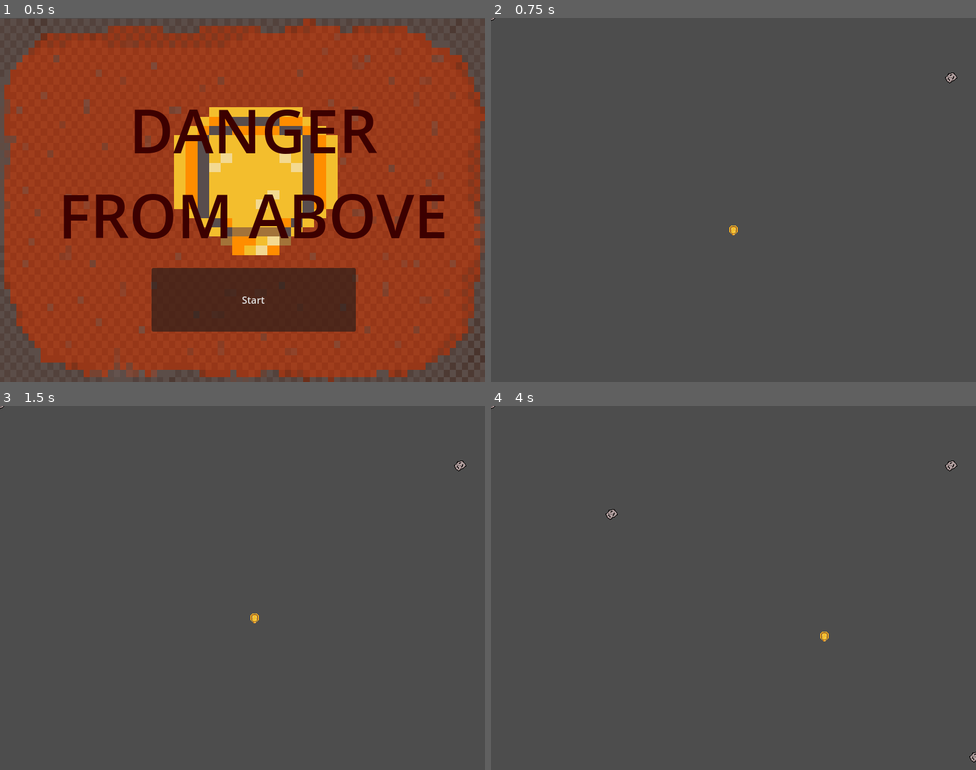
Above: before the commit, frames 1-4 (two rows, left to right).
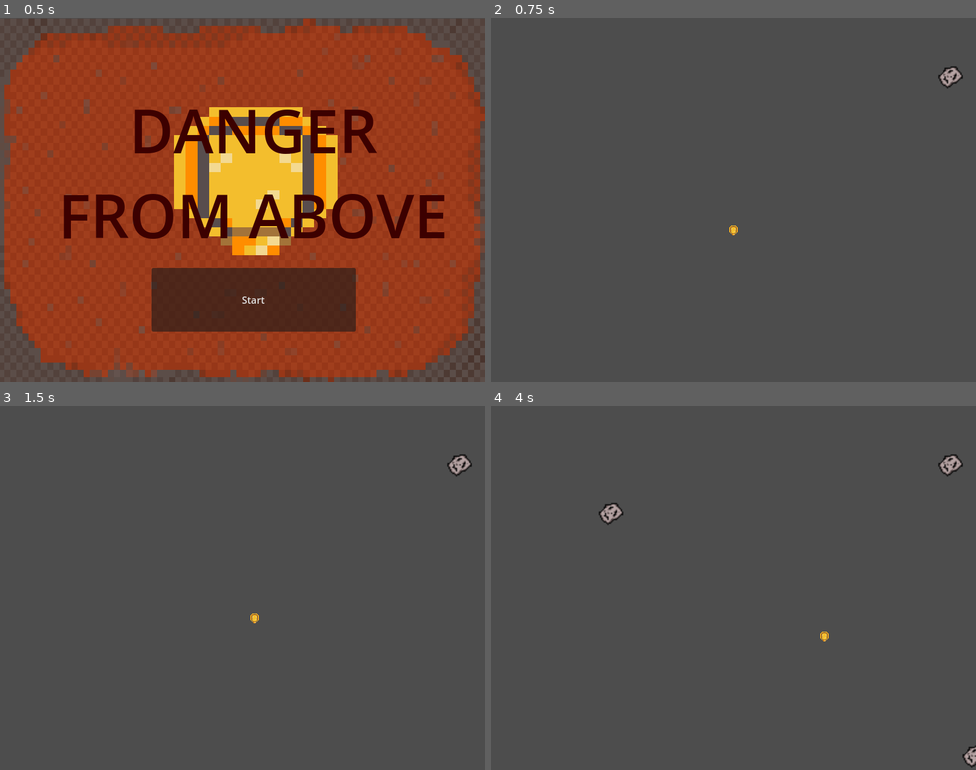
Above: after the commit, the same moments.

Repository: GraceLanBM/ProjectLimitedSpace
Game: Godot game, scene res://menu/StartMenu.tscn
The game is run twice, just before and just after one commit, with the same random seed, the same clock (stepped at 60 frames per second) and the same inputs.
Inputs:
- Up to frame 1 (0.5 s): no input
- Up to frame 2 (0.75 s): click "Start" at 0.5 s
- Up to frame 3 (1.5 s): tap Enter at 1.25 s; hold D (move_right) from 1.28 s (still down)
- Up to frame 4 (4 s): release D (move_right) at 2.03 s; hold S (move_down) 2.03-2.78 s; hold D (move_right) 2.78-3.53 s; tap Space at 3.5 s; hold W (move_up) from 3.53 s (still down)

Frame 1 is identical in both runs. In frame 2, 0.2% of the frame differs, in the area x 0-98%, y 0-20%; in frame 3, 0.2%; in frame 4, 0.4%, in the area x 0-100%, y 0-100%.

Commit message:
the rocks are not collision to each other now.

Diff:
--- a/rock/rock.tscn
+++ b/rock/rock.tscn
@@ -26,15 +26,20 @@
 [sub_resource type="RectangleShape2D" id="RectangleShape2D_22fqa"]
 
 [node name="Rock" type="RigidBody2D"]
+position = Vector2(-20, -20)
 collision_mask = 0
 gravity_scale = 0.0
 script = ExtResource("1_jxktj")
 
 [node name="AnimatedSprite2D" type="AnimatedSprite2D" parent="."]
+scale = Vector2(2, 2)
 sprite_frames = SubResource("SpriteFrames_y884e")
 animation = &"Rock"
 
 [node name="CollisionShape2D" type="CollisionShape2D" parent="."]
+light_mask = 0
+scale = Vector2(2, 2)
 shape = SubResource("RectangleShape2D_22fqa")
 
 [node name="VisibleOnScreenNotifier2D" type="VisibleOnScreenNotifier2D" parent="."]
+scale = Vector2(2, 2)
Not shown: 2 places in rock/rock.tscn that only renumber resources
